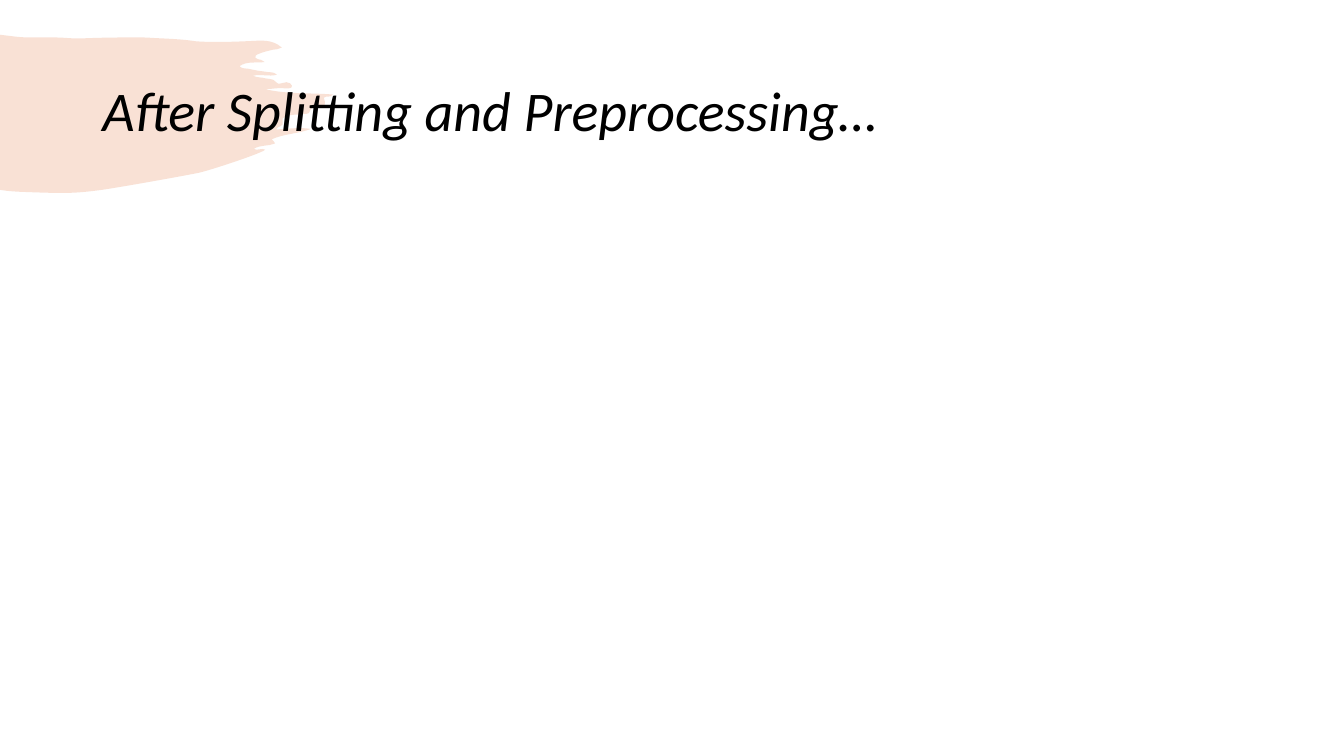
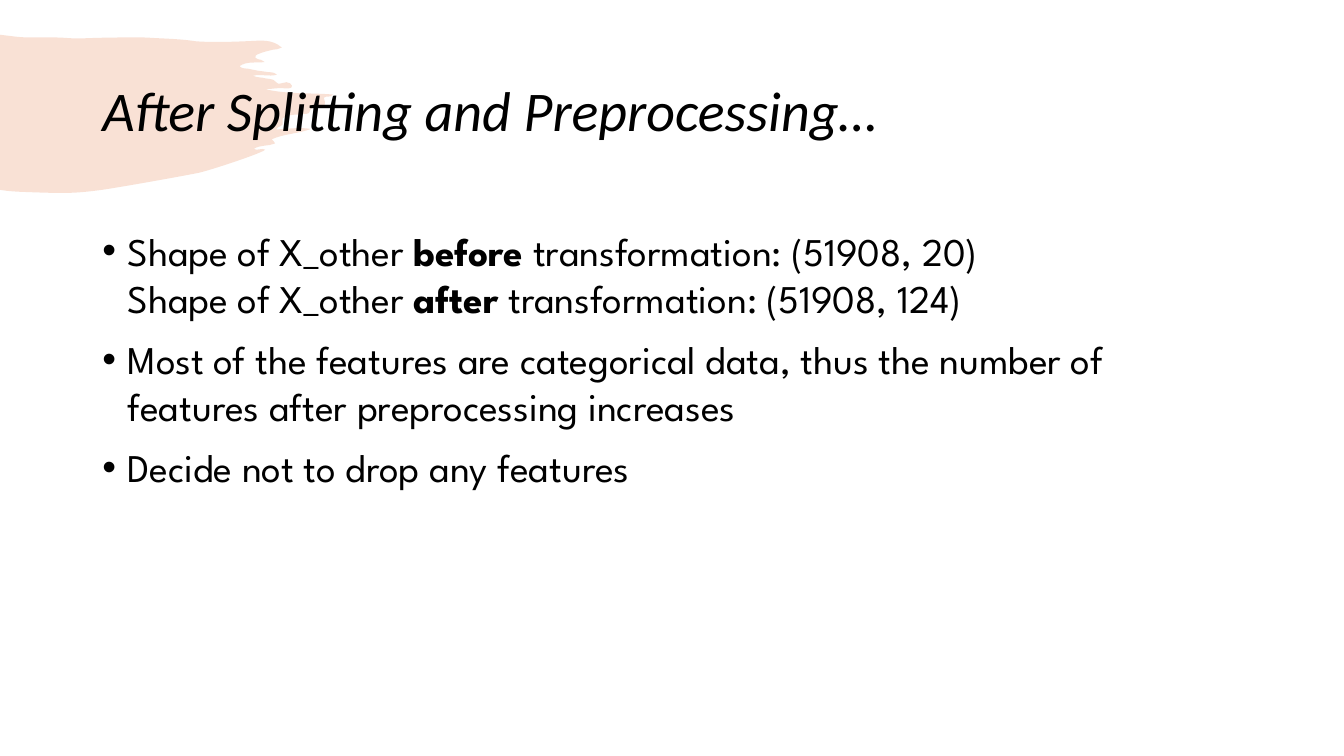
Before and after one commit to kathywu1201/Mushroom_Edibility_Classification_ML_Project, a slide deck: slide 9 of midterm_presentation.pptx (slide 6 before the commit). Drawn at 1344x756 pixels with LibreOffice and Linux fonts; fonts in the diff are those of the drawing. Boxes give left, top, right and bottom in pixels: in the first picture for what was removed or moved away, otherwise in the second. Text is boxed around its words. In the diff, an @@ line names an element or a change of style, - is before the commit and + after.

```diff
--- a/midterm_presentation.pptx
+++ b/midterm_presentation.pptx
@@ text added at (128,238,1103,490), 28 pt, text #000000 @@
+• Shape of X_other before transformation: (51908, 20)
+  Shape of X_other after transformation: (51908, 124)
+• Most of the features are categorical data, thus the number of features after preprocessing increases
+• Decide not to drop any features
```
Also in this commit, not shown: 3 other slides changed, 4 slides added, 1 slide removed, 5 other files.
